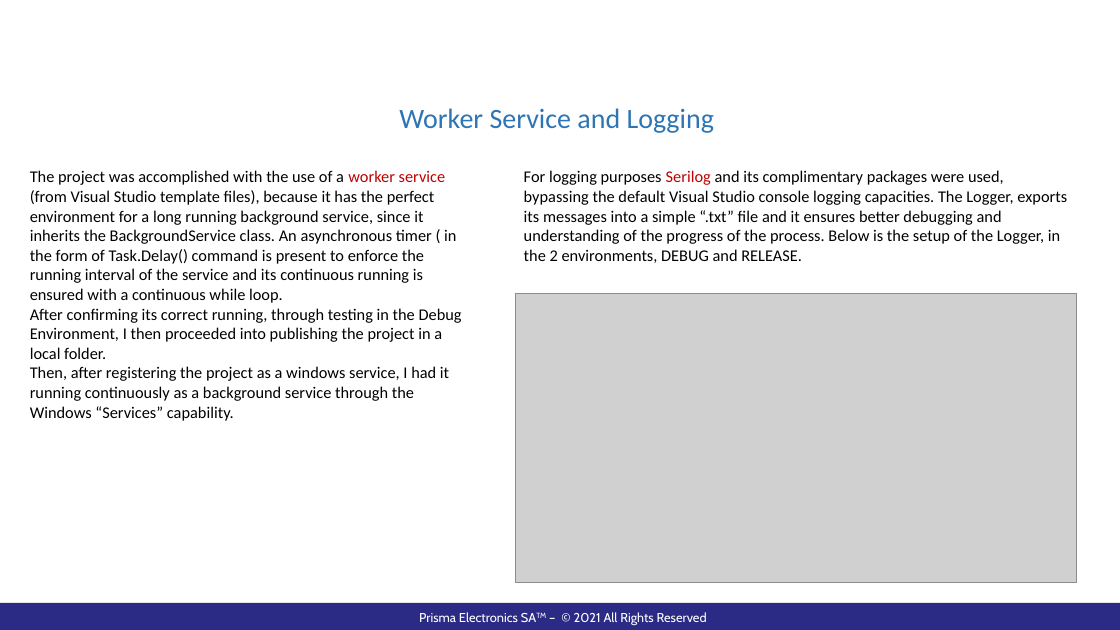
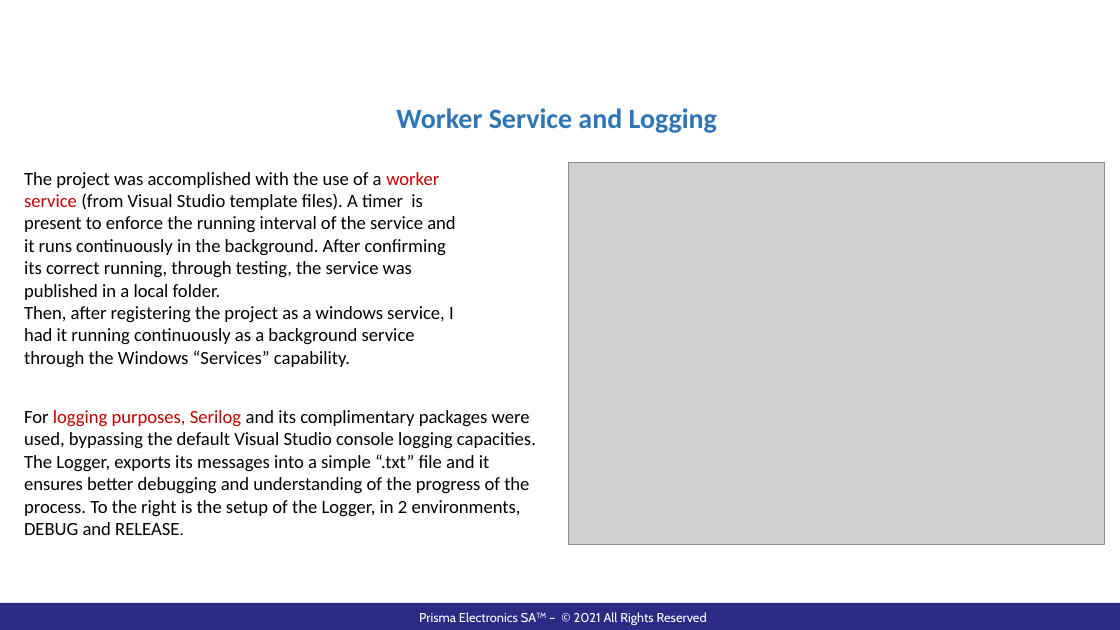
Before and after one commit to pazo0z0o/WorkRelatedLearning, a slide deck: slide 6 of ShipBunkerWindowsService/Documentation/WebScraperPresentation.pptx (slide 5 before the commit). Drawn at 1120x630 pixels with LibreOffice and Linux fonts; fonts in the diff are those of the drawing; grey boxes stand for pictures; background and template pictures are left out. Boxes give left, top, right and bottom in pixels: in the first picture for what was removed or moved away, otherwise in the second. Text is boxed around its words. In the diff, an @@ line names an element or a change of style, - is before the commit and + after.

```diff
--- a/ShipBunkerWindowsService/Documentation/WebScraperPresentation.pptx
+++ b/ShipBunkerWindowsService/Documentation/WebScraperPresentation.pptx
@@ text "Worker Service and Logging" at [396,108,717,133]: bold on @@
@@ text at [24,172,455,300]: text changed; size 14 to 16 pt @@
-The project was accomplished with the use of a worker service (from Visual Studio template files), because it has the perfect environment for a long running background service, since it inherits the BackgroundService class. An asynchronous timer ( in the form of Task.Delay() command is present to enforce the running interval of the service and its continuous running is ensured with a continuous while loop.
-After confirming its correct running, through testing in the Debug Environment, I then proceeded into publishing the project in a local folder.
+The project was accomplished with the use of a worker service (from Visual Studio template files). A timer is present to enforce the running interval of the service and it runs continuously in the background. After confirming its correct running, through testing, the service was published in a local folder.
@@ picture: place and size @@
-picture at [516,294,1077,582]
+picture at [569,162,1105,544]
@@ text at [24,306,454,367]: size 14 to 16 pt in "Then, after registering the project as a ..." @@
@@ text at [24,410,536,535]: text changed; size 14 to 16 pt @@
-For logging purposes Serilog and its complimentary packages were used, bypassing the default Visual Studio console logging capacities. The Logger, exports its messages into a simple “.txt” file and it ensures better debugging and understanding of the progress of the process. Below is the setup of the Logger, in the 2 environments, DEBUG and RELEASE.
+For logging purposes, Serilog and its complimentary packages were used, bypassing the default Visual Studio console logging capacities. The Logger, exports its messages into a simple “.txt” file and it ensures better debugging and understanding of the progress of the process. To the right is the setup of the Logger, in 2 environments, DEBUG and RELEASE.
```
Also in this commit, not shown: 2 other slides changed, 4 slides added, 1 slide removed, 1 other file.
